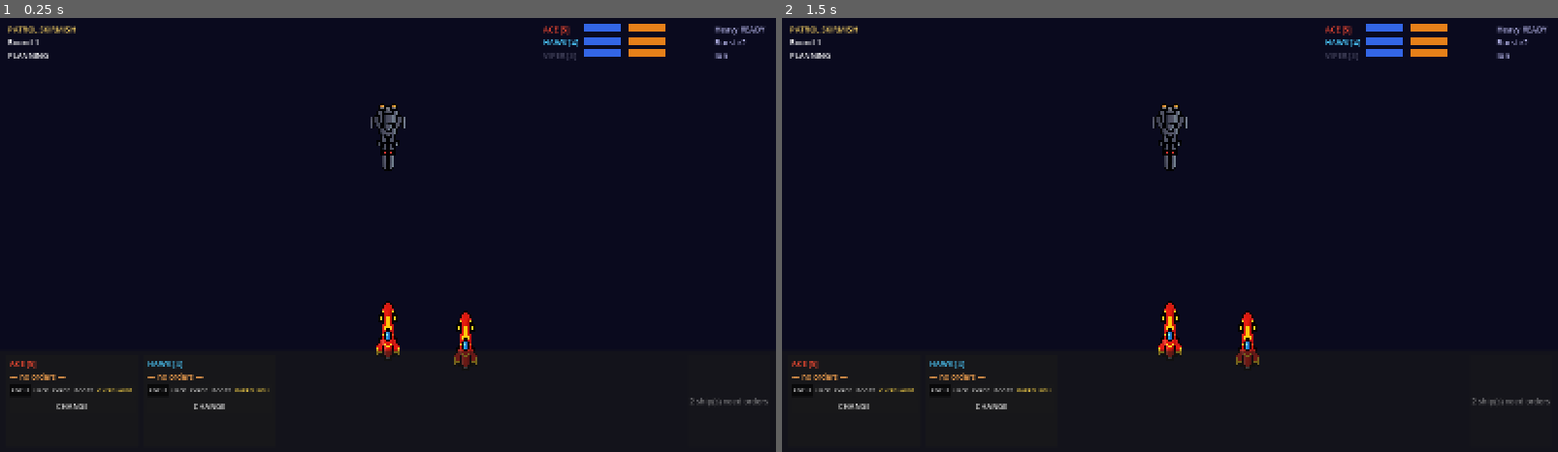
Above: before the commit, frames 1-2 (left to right).
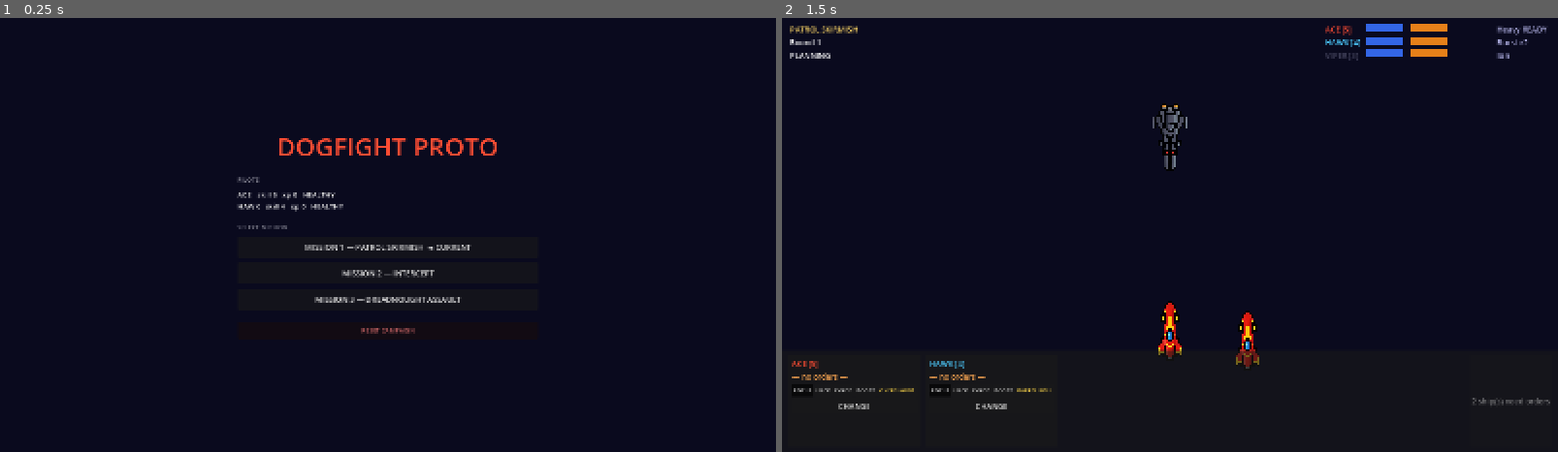
Above: after the commit, the same moments.

Repository: kavemankai/JaggedBuild
Game: Godot game, scene res://scenes/MainMenu.tscn
Same seed, same stepped clock (60 frames per second), same inputs: the game is played once before the commit and once after it. Before the commit the project starts from res://scenes/Main.tscn.
Inputs (mouse positions are in pixels of both pictures, inside the frame that each line leads up to):
- Up to frame 1 (0.25 s): no input
- Up to frame 2 (1.5 s): click (1170, 248) at 0.5 s, where only the run after the commit has a clickable "MISSION 1 — PATROL SKIRMISH ◄…"; click "FOCUS" at 1.25 s

The runs differ from the first frame. In frame 1, 3.8% of the frame differs, in the area x 1-99%, y 1-91%; in frame 2, nothing differs.

Commit message:
Main menu with level selector; destroyed ship cards locked
MainMenu scene: title, roster with skill/xp/status, mission buttons.
Game-over returns to main menu. Destroyed ships skip missing-order count.

Diff:
--- a/project.godot
+++ b/project.godot
@@ -17,7 +17,7 @@
 config/name="DogfightProto"
 config/description="Space dogfight movement system prototype — Gate 1"
 config/version="0.1"
-run/main_scene="res://scenes/Main.tscn"
+run/main_scene="res://scenes/MainMenu.tscn"
 config/features=PackedStringArray("4.6", "Forward Plus")
 
 [autoload]
--- /dev/null
+++ b/scenes/MainMenu.tscn
@@ -0,0 +1,8 @@
+[gd_scene load_steps=2 format=3]
+
+[ext_resource type="Script" path="res://scripts/MainMenu.gd" id="1"]
+
+[node name="MainMenu" type="Control"]
+anchor_right = 1.0
+anchor_bottom = 1.0
+script = ExtResource("1")
--- a/scripts/Main.gd
+++ b/scripts/Main.gd
@@ -234,4 +234,4 @@
 
 func _input(event: InputEvent) -> void:
 	if _game_over and event is InputEventKey and event.pressed and not event.echo:
-		get_tree().reload_current_scene()
+		get_tree().change_scene_to_file("res://scenes/MainMenu.tscn")
--- /dev/null
+++ b/scripts/MainMenu.gd
@@ -0,0 +1,113 @@
+extends Control
+
+var _roster_box: VBoxContainer
+var _mission_btns: Array = []
+
+
+func _ready() -> void:
+	_build_ui()
+
+
+func _build_ui() -> void:
+	var bg := ColorRect.new()
+	bg.color = Color(0.04, 0.04, 0.12, 1.0)
+	bg.anchor_right = 1.0
+	bg.anchor_bottom = 1.0
+	add_child(bg)
+
+	var center := CenterContainer.new()
+	center.anchor_right = 1.0
+	center.anchor_bottom = 1.0
+	add_child(center)
+
+	var vbox := VBoxContainer.new()
+	vbox.custom_minimum_size = Vector2(620, 0)
+	vbox.add_theme_constant_override("separation", 10)
+	center.add_child(vbox)
+
+	var title := Label.new()
+	title.text = "DOGFIGHT PROTO"
+	title.add_theme_font_size_override("font_size", 52)
+	title.horizontal_alignment = HORIZONTAL_ALIGNMENT_CENTER
+	title.modulate = Color(1.0, 0.3, 0.2)
+	vbox.add_child(title)
+
+	vbox.add_child(HSeparator.new())
+
+	var roster_hdr := Label.new()
+	roster_hdr.text = "PILOTS"
+	roster_hdr.add_theme_font_size_override("font_size", 13)
+	roster_hdr.modulate = Color(0.55, 0.55, 0.6)
+	vbox.add_child(roster_hdr)
+
+	_roster_box = VBoxContainer.new()
+	_roster_box.add_theme_constant_override("separation", 2)
+	vbox.add_child(_roster_box)
+
+	vbox.add_child(HSeparator.new())
+
+	var mission_hdr := Label.new()
+	mission_hdr.text = "SELECT MISSION"
+	mission_hdr.add_theme_font_size_override("font_size", 13)
+	mission_hdr.modulate = Color(0.55, 0.55, 0.6)
+	vbox.add_child(mission_hdr)
+
+	_mission_btns.clear()
+	var missions: Array = CampaignManager.get_missions()
+	for i in range(missions.size()):
+		var btn := Button.new()
+		btn.custom_minimum_size = Vector2(620, 44)
+		btn.add_theme_font_size_override("font_size", 16)
+		btn.pressed.connect(_on_mission_selected.bind(i))
+		_mission_btns.append(btn)
+		vbox.add_child(btn)
+
+	vbox.add_child(HSeparator.new())
+
+	var reset_btn := Button.new()
+	reset_btn.text = "RESET CAMPAIGN"
+	reset_btn.custom_minimum_size = Vector2(620, 36)
+	reset_btn.add_theme_font_size_override("font_size", 13)
+	reset_btn.modulate = Color(0.9, 0.45, 0.45)
+	reset_btn.pressed.connect(_on_reset)
+	vbox.add_child(reset_btn)
+
+	_refresh_display()
+
+
+func _refresh_display() -> void:
+	for child in _roster_box.get_children():
+		child.queue_free()
+
+	for entry in CampaignManager.roster:
+		var pname: String = entry.get("name", "?")
+		var skill: int = int(entry.get("skill", 1))
+		var xp: int = int(entry.get("xp", 0))
+		var status: String = entry.get("status", "healthy")
+
+		var row := Label.new()
+		row.text = "%s   skill %d   xp %d   %s" % [pname, skill, xp, status.to_upper()]
+		row.add_theme_font_size_override("font_size", 15)
+		match status:
+			"dead":     row.modulate = Color(0.32, 0.32, 0.32)
+			"injured":  row.modulate = Color(1.0, 0.6, 0.2)
+			_:          row.modulate = Color(0.9, 0.9, 0.9)
+		_roster_box.add_child(row)
+
+	var missions: Array = CampaignManager.get_missions()
+	for i in range(_mission_btns.size()):
+		var btn: Button = _mission_btns[i]
+		var m: Dictionary = missions[i]
+		var current_tag: String = "  ◄ CURRENT" if i == CampaignManager.mission_index else ""
+		btn.text = "MISSION %d — %s%s" % [i + 1, m.get("name", ""), current_tag]
+
+
+func _on_mission_selected(idx: int) -> void:
+	CampaignManager.mission_index = idx
+	CampaignManager.save()
+	get_tree().change_scene_to_file("res://scenes/Main.tscn")
+
+
+func _on_reset() -> void:
+	CampaignManager.reset_campaign()
+	_refresh_display()
--- a/scripts/PlanningStrip.gd
+++ b/scripts/PlanningStrip.gd
@@ -49,6 +49,8 @@
 
 
 func _open_selector(ship: Ship) -> void:
+	if ship.is_destroyed:
+		return
 	_selector.open_for(ship, _ghosts.get(ship))
 	_refresh_ghosts(ship)
 	_position_selector_over(ship)
@@ -93,7 +95,8 @@
 func refresh() -> void:
 	var missing: int = 0
 	for s in _ships:
-		if (s as Ship).selected_maneuver == null:
+		var ship: Ship = s as Ship
+		if not ship.is_destroyed and ship.selected_maneuver == null:
 			missing += 1
 
 	_confirm_btn.disabled = missing > 0
--- a/scripts/ShipCard.gd
+++ b/scripts/ShipCard.gd
@@ -67,6 +67,24 @@
 
 
 func refresh() -> void:
+	if ship.is_destroyed:
+		_name_label.text = ship.get_pilot_name() + "  [DOWN]"
+		_name_label.add_theme_color_override("font_color", Color(0.4, 0.4, 0.4))
+		_maneuver_label.text = "— DESTROYED —"
+		_maneuver_label.add_theme_color_override("font_color", Color(0.35, 0.35, 0.35))
+		_change_btn.disabled = true
+		if _stress_tween != null:
+			_stress_tween.kill()
+			_stress_tween = null
+		modulate = Color(0.38, 0.38, 0.38, 0.9)
+		for btn in _action_row.get_children():
+			if btn is Button:
+				btn.disabled = true
+		return
+
+	modulate = Color(1.0, 1.0, 1.0, 1.0)
+	_change_btn.disabled = false
+
 	if ship.selected_maneuver != null:
 		var m: Maneuver = ship.selected_maneuver
 		_maneuver_label.text = "► " + m.bearing.replace("_", " ") + " " + str(m.speed)
